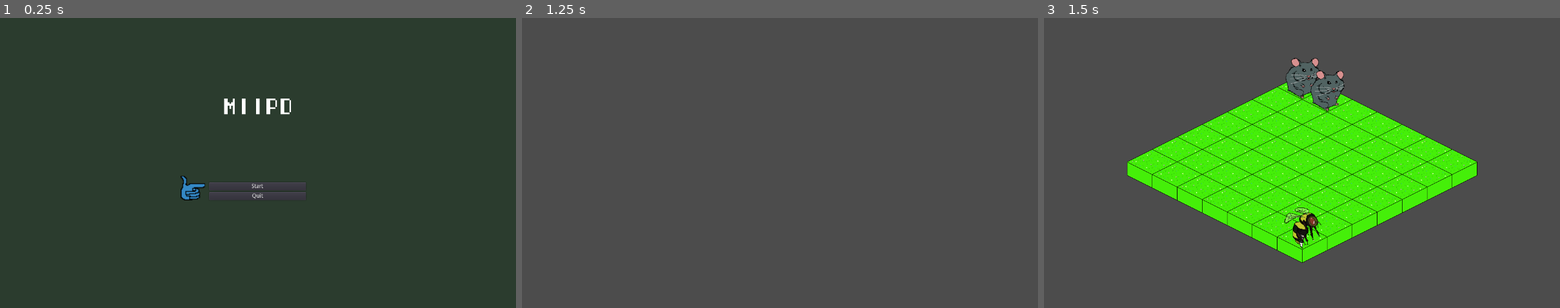
Above: before the commit, frames 1-3 (left to right).
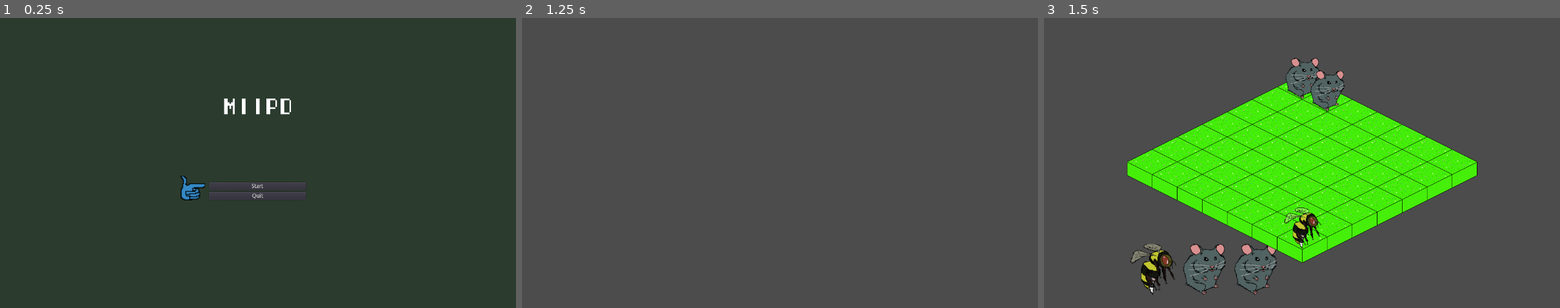
Above: after the commit, the same moments.

Repository: miishin/miipd
Game: Godot game, scene res://assets/scenes/main_menu.tscn
The game is run twice, just before and just after one commit, with the same random seed, the same clock (stepped at 60 frames per second) and the same inputs.
Inputs (mouse positions are in pixels of both pictures, inside the frame that each line leads up to):
- Up to frame 1 (0.25 s): no input
- Up to frame 2 (1.25 s): click "Start" at 0.5 s
- Up to frame 3 (1.5 s): tap Enter at 1.25 s; move the mouse to (1415, 148) at 1.27 s; hold Right (ui_right) from 1.28 s (still down); hold Z (ui_accept) from 1.28 s (still down); click (1415, 148) at 1.42 s

Frames 1-2 are identical in both runs. In frame 3, 1.4% of the frame differs, in the area x 16-46%, y 78-96%.

Commit message:
Add ui to show the turn order (#20)
* un highlight after fighting

* add turn queue to the UI

Diff:
--- a/assets/scenes/game.tscn
+++ b/assets/scenes/game.tscn
@@ -1,8 +1,9 @@
-[gd_scene load_steps=4 format=2]
+[gd_scene load_steps=5 format=2]
 
 [ext_resource path="res://assets/scripts/manager.gd" type="Script" id=1]
 [ext_resource path="res://assets/scenes/cursor_menu.tscn" type="PackedScene" id=2]
 [ext_resource path="res://assets/graphics/sprites/cursor.png" type="Texture" id=3]
+[ext_resource path="res://assets/scripts/unit_list.gd" type="Script" id=6]
 
 [node name="Node2D" type="Node2D"]
 position = Vector2( 640, 0 )
@@ -118,14 +119,9 @@
 margin_bottom = 68.0
 text = "0"
 
-[node name="HBoxContainer" type="HBoxContainer" parent="."]
-margin_left = -416.363
-margin_top = 642.0
-margin_right = 399.637
-margin_bottom = 696.0
-__meta__ = {
-"_edit_use_anchors_": false
-}
+[node name="TurnQueue" type="Node2D" parent="."]
+position = Vector2( -370.8, 624 )
+script = ExtResource( 6 )
 [connection signal="fight" from="." to="." method="fight"]
 [connection signal="move" from="." to="." method="move"]
 [connection signal="button_down" from="Menu/Move" to="." method="_on_move_button_down"]
--- /dev/null
+++ b/assets/scenes/unit_list.tscn
@@ -0,0 +1,6 @@
+[gd_scene load_steps=2 format=2]
+
+[ext_resource path="res://assets/scripts/unit_list.gd" type="Script" id=1]
+
+[node name="List" type="Node2D"]
+script = ExtResource( 1 )
--- a/assets/scripts/manager.gd
+++ b/assets/scripts/manager.gd
@@ -5,6 +5,7 @@
 
 var board : Board
 
+var next            : bool
 var action          : bool
 var player_turn     : bool
 var stage_number    : int
@@ -41,6 +42,8 @@
 		all_units.append(unit)
 		turn_queue.append(unit)
 	turn_queue.sort_custom(self, "spd_comparator")
+	for unit in turn_queue:
+		$TurnQueue.add_unit(unit.clone())
 
 func spd_comparator(unit1 : Unit, unit2 : Unit) -> int:
 	return unit1.spd > unit2.spd
@@ -87,15 +90,21 @@
 func perform_action() -> void:
 	emit_signal(signal_callback)
 	$Cursor.visible = false
-	player_turn = false
-	board.get_tile(cursor_pos).deselect()
-	update_turn_queue()
+	if next:
+		player_turn = false
+		next = false
+		board.get_tile(cursor_pos).deselect()
+		update_turn_queue()
 
 func update_turn_queue() -> void:
 	var current = turn_queue[0]
 	turn_queue = turn_queue.slice(1, len(turn_queue) - 1, 1) + [current]
 	current_unit = turn_queue[0]
 	player_turn = true
+
+	current = $TurnQueue.units[0]
+	$TurnQueue.units = $TurnQueue.units.slice(1, len(turn_queue) - 1, 1) + [current]
+	$TurnQueue.update()
 
 func move_cursor() -> void:
 	var dx = 0
@@ -155,6 +164,7 @@
 	current_unit.move_path(board.tile_coordinates(tile_path))
 	current_unit.occupied_tile = cursor_pos
 	action = false
+	next = true
 
 func _on_fight_button_down() -> void:
 	action = true
@@ -164,5 +174,8 @@
 func fight() -> void:
 	var enemy = board.get_enemy(cursor_pos)
 	if enemy:
+		var unit_tile = board.get_tile(current_unit.occupied_tile)
 		current_unit.fight(enemy)
 		action = false
+		board.unhighlight_tiles(board.find_accessible_tiles(unit_tile, current_unit.mov))
+		next = true
--- a/assets/scripts/unit.gd
+++ b/assets/scripts/unit.gd
@@ -4,6 +4,7 @@
 const MOVE_TIME = 0.25
 
 var occupied_tile
+var sprite = null
 
 var spd = (randi() % 10) + 1
 var hp = 10
@@ -11,10 +12,13 @@
 var def = 1
 var mov = 2
 
-func _init():
-	pass
+func _ready() -> void:
+	for child in get_children():
+		if child is AnimatedSprite or child is Sprite:
+			sprite = child
+			break
 
-func fight(other : Unit):
+func fight(other : Unit) -> void:
 	other.hp -= (self.atk - other.def)
 
 func move(start : Vector2, end : Vector2, delay = 0) -> void:
@@ -29,3 +33,19 @@
 		if i > 0:
 			start = positions[i-1]
 		move(start, positions[i], i * MOVE_TIME)
+
+func get_size() -> Vector2:
+	if sprite is AnimatedSprite:
+		var sprite_frames : SpriteFrames
+		sprite_frames = sprite.get_sprite_frames()
+		return sprite_frames.get_frame(sprite_frames.get_animation_names()[0], 0).get_size()
+	if sprite is Sprite:
+		return sprite.texture.get_size()
+	return Vector2(0,0)
+
+func clone() -> Unit:
+	var dup = get_script().new()
+	dup.spd = self.spd
+	dup.sprite = self.sprite
+	dup.add_child(dup.sprite.duplicate())
+	return dup
--- /dev/null
+++ b/assets/scripts/unit_list.gd
@@ -0,0 +1,24 @@
+extends Node2D
+class_name UnitList
+
+const SPACING = 0
+
+var units = []
+
+func _ready():
+	update()
+
+func add_unit(unit : Unit):
+	if len(units) == 0:
+		unit.position.x = 0
+	else:
+		unit.position.x = units[-1].position.x + units[-1].get_size().x + SPACING
+	units.append(unit)
+	add_child(unit)
+
+func update():
+	var start = 0
+	for unit in units:
+		assert(unit is Unit)
+		unit.position.x = start
+		start += unit.get_size().x + SPACING
--- a/project.godot
+++ b/project.godot
@@ -28,12 +28,18 @@
 "class": "Unit",
 "language": "GDScript",
 "path": "res://assets/scripts/unit.gd"
+}, {
+"base": "Node2D",
+"class": "UnitList",
+"language": "GDScript",
+"path": "res://assets/scripts/unit_list.gd"
 } ]
 _global_script_class_icons={
 "Board": "",
 "GameWindow": "",
 "Tile": "",
-"Unit": ""
+"Unit": "",
+"UnitList": ""
 }
 
 [application]
